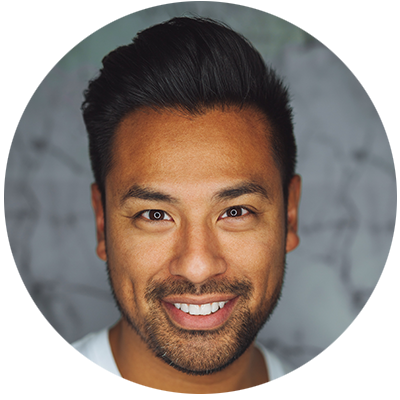
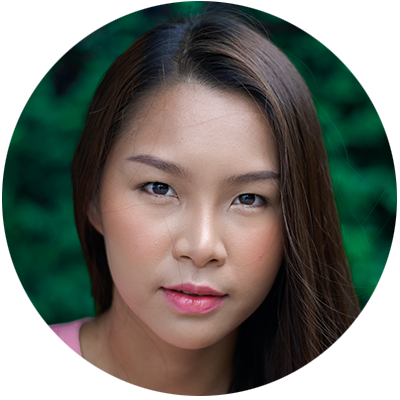
Layered file, before and after one edit (400x400). Changes by layer:
added layer "laurie boulder" above "restaurant head chef" over [2, 1, 397, 396]
hid "restaurant manager" over [4, 1, 397, 394]
